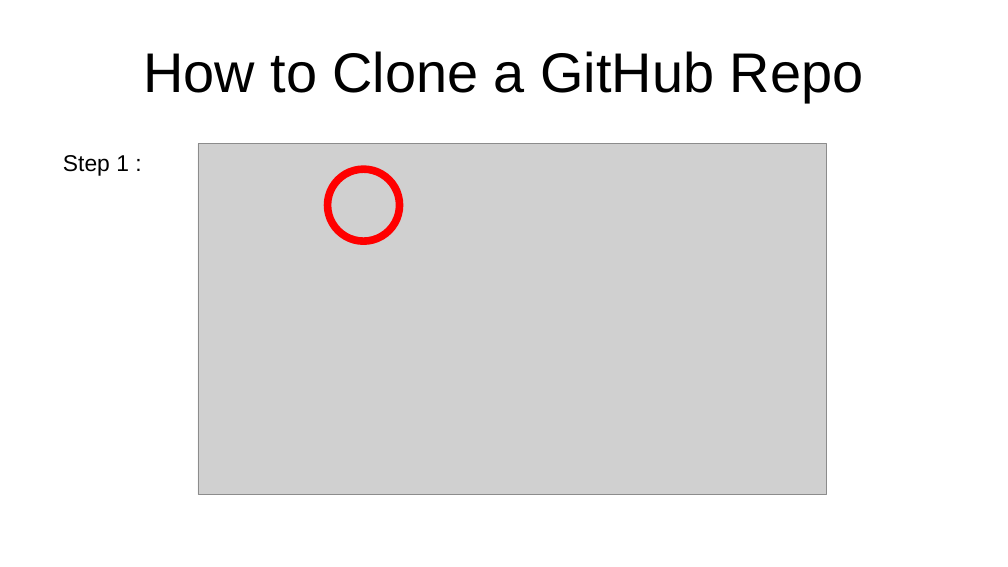
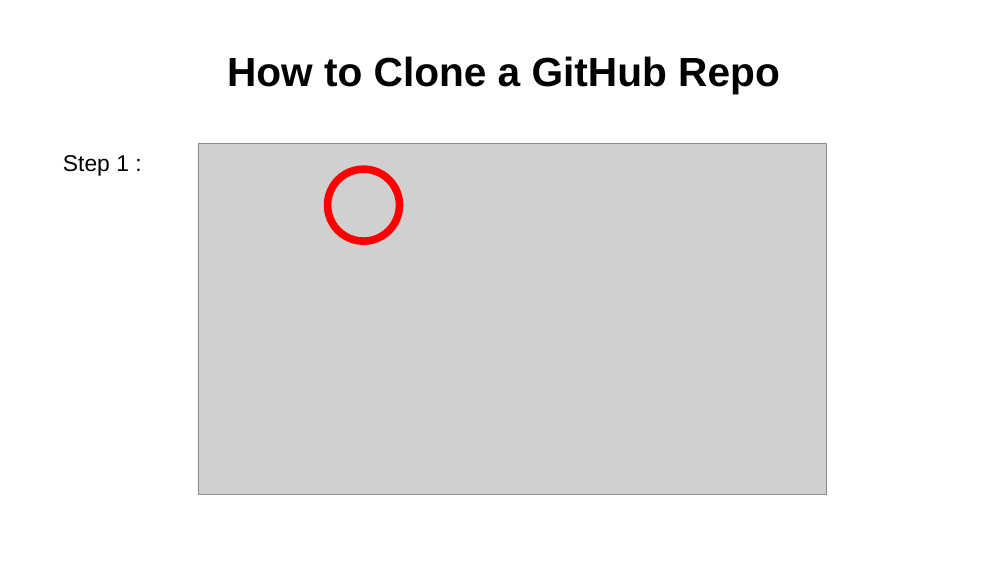
Before and after one commit to anubhavAnora/presentation, a slide deck: slide 11 of Presentation.odp (slide 9 before the commit). Drawn at 1008x567 pixels with LibreOffice and Linux fonts; fonts in the diff are those of the drawing; grey boxes stand for pictures. Boxes give left, top, right and bottom in pixels: in the first picture for what was removed or moved away, otherwise in the second. Text is boxed around its words. In the diff, an @@ line names an element or a change of style, - is before the commit and + after.

```diff
--- a/Presentation.odp
+++ b/Presentation.odp
@@ title "How to Clone a GitHub ..." at [227,56,780,93]: size 44 to 32 pt, bold on @@
```
Also in this commit, not shown: 3 other slides changed, 3 slides added, 3 slides removed.
